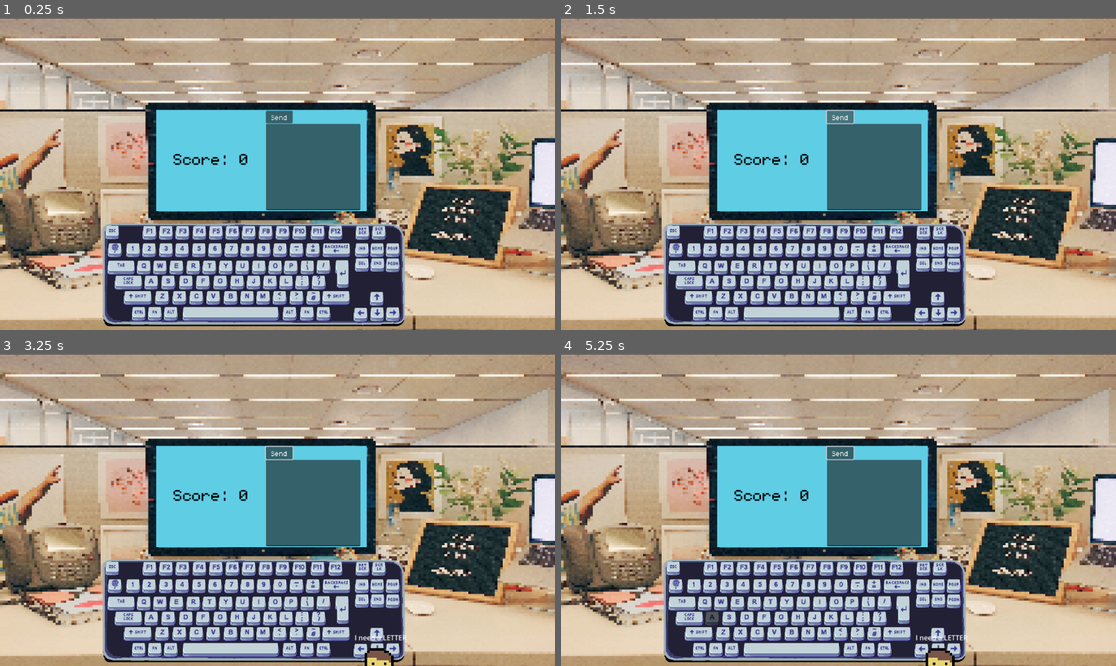
Above: before the commit, frames 1-4 (two rows, left to right).
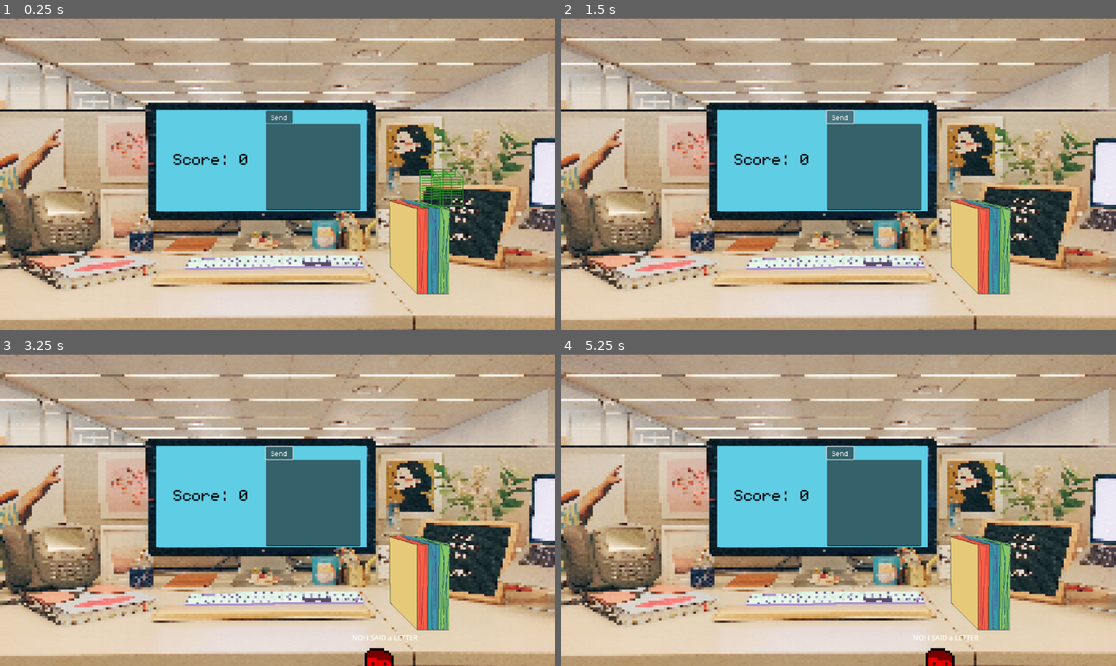
Above: after the commit, the same moments.

Repository: Omar-B-Maldonado/Cubicle-Chaos
Game: Godot game, scene res://Scenes/game.tscn
The game is run twice, just before and just after one commit, with the same random seed, the same clock (stepped at 60 frames per second) and the same inputs.
Inputs (mouse positions are in pixels of both pictures, inside the frame that each line leads up to):
- Up to frame 1 (0.25 s): no input
- Up to frame 2 (1.5 s): click (871, 167) at 0.52 s; type "12" at 0.6 s; click "Send" at 1.25 s
- Up to frame 3 (3.25 s): tap Enter at 2 s; drag from (44, 559) to (260, 497) at 2.02 s; tap Space at 2.75 s; drag from (166, 525) to (44, 559) at 2.77 s
- Up to frame 4 (5.25 s): tap Enter at 3.5, 5 s; move the mouse to (894, 441) at 3.52 s; hold D 3.53-4.25 s; tap E at 3.6 s; click (894, 441) at 3.67 s; tap Space at 4.25 s; drag from (810, 572) to (821, 497) at 4.27 s; move the mouse to (1005, 556) at 5.02 s; hold A from 5.03 s (still down); tap G at 5.1 s; click (1005, 556) at 5.17 s

The runs differ from the first frame. In frame 1, 21% of the frame differs, in the area x 18-84%, y 48-99%; in frame 2, 20%; in frame 3, 20%; in frame 4, 20%.

Commit message:
Added some image polishing to keyboard

Diff:
--- a/project/Scenes/Keyboard.tscn
+++ b/project/Scenes/Keyboard.tscn
@@ -90,13 +90,22 @@
 [ext_resource type="Texture2D" uid="uid://dg1ikqack8iab" path="res://Assets/MV Icons Keyboard/Individual Icons/keyboard_88.png" id="90_sd87c"]
 [ext_resource type="Texture2D" uid="uid://cn5dfulj0fbm8" path="res://Assets/MV Icons Keyboard/Individual Icons/keyboard_89.png" id="91_rmrei"]
 
+[sub_resource type="RectangleShape2D" id="RectangleShape2D_v3xse"]
+size = Vector2(690, 238)
+
 [node name="Keyboard" type="Node2D"]
 position = Vector2(10, 172)
 script = ExtResource("2_3in2y")
 
-[node name="Sprite2D" type="Sprite2D" parent="."]
+[node name="KeyboardBackground" type="Sprite2D" parent="."]
 position = Vector2(488, 174)
 texture = ExtResource("2_46q64")
+
+[node name="Area2D" type="Area2D" parent="."]
+
+[node name="CollisionShape2D" type="CollisionShape2D" parent="Area2D"]
+position = Vector2(490, 177)
+shape = SubResource("RectangleShape2D_v3xse")
 
 [node name="Key1" type="Sprite2D" parent="."]
 position = Vector2(212, 119)
@@ -492,3 +501,5 @@
 [node name="Key98" type="Sprite2D" parent="KeyShift"]
 position = Vector2(239, 229)
 texture = ExtResource("87_1mpq5")
+
+[connection signal="input_event" from="Area2D" to="." method="_on_area_2d_input_event"]
--- a/project/Scenes/coworkers.tscn
+++ b/project/Scenes/coworkers.tscn
@@ -19,11 +19,8 @@
 [node name="Documents" type="Node2D" parent="."]
 
 [node name="PaperFolder" type="Sprite2D" parent="Documents"]
-
 texture_filter = 1
-
 position = Vector2(512, 301)
-
 texture = ExtResource("1_0m24w")
 
 [node name="LetterBin" type="Area2D" parent="Documents" node_paths=PackedStringArray("documentNode")]
@@ -33,7 +30,6 @@
 typeofDocument = 2
 
 [node name="LetterBinShape" type="CollisionShape2D" parent="Documents/LetterBin"]
-visible = false
 position = Vector2(533, 171.328)
 shape = SubResource("RectangleShape2D_p1oxc")
 
@@ -48,7 +44,6 @@
 typeofDocument = 1
 
 [node name="ReportBinShape" type="CollisionShape2D" parent="Documents/ReportBin"]
-visible = false
 position = Vector2(558, 171)
 shape = SubResource("RectangleShape2D_y5fyu")
 
@@ -61,7 +56,6 @@
 documentNode = NodePath("ContractBinShape")
 
 [node name="ContractBinShape" type="CollisionShape2D" parent="Documents/ContractBin"]
-visible = false
 position = Vector2(584.74, 171.164)
 shape = SubResource("RectangleShape2D_qtdds")
 
--- a/project/Scenes/game.tscn
+++ b/project/Scenes/game.tscn
@@ -7,6 +7,7 @@
 [ext_resource type="PackedScene" uid="uid://dxphk0gh4y332" path="res://Scenes/Keyboard.tscn" id="4_ibdtb"]
 [ext_resource type="PackedScene" uid="uid://bipstddw3iioq" path="res://Scenes/computer.tscn" id="5_2qwyh"]
 [ext_resource type="PackedScene" uid="uid://ovo8qhgrljpw" path="res://Scenes/coworkers.tscn" id="7_scpmf"]
+[ext_resource type="PackedScene" uid="uid://bp6herso5l1j" path="res://Scenes/keyboard_static.tscn" id="8_v6ayf"]
 
 [node name="Game" type="Node2D"]
 
@@ -59,12 +60,17 @@
 position = Vector2(0, -7)
 zoom = Vector2(0.9, 0.9)
 
+[node name="KeyboardStatic" parent="." instance=ExtResource("8_v6ayf")]
+unique_name_in_owner = true
+position = Vector2(-6, 196)
+
 [node name="Keyboard" parent="." instance=ExtResource("4_ibdtb")]
+unique_name_in_owner = true
 position = Vector2(-545, 50)
 
 [node name="Coworkers" parent="." instance=ExtResource("7_scpmf")]
 z_index = -1
-position = Vector2(307, 134)
+position = Vector2(-184, -142)
 
 [connection signal="tree_exited" from="GameManager/Score" to="GameManager" method="_on_score_tree_exited"]
 [connection signal="timeout" from="GameManager/PopupTimer" to="GameManager" method="_on_popup_timer_timeout"]
--- /dev/null
+++ b/project/Scenes/keyboard_static.tscn
@@ -0,0 +1,21 @@
+[gd_scene load_steps=4 format=3 uid="uid://bp6herso5l1j"]
+
+[ext_resource type="Texture2D" uid="uid://fs2bcluwla6a" path="res://Images/keyboard_static.png" id="1_c6j8v"]
+[ext_resource type="Script" path="res://Scripts/keyboard_static.gd" id="1_wmvr4"]
+
+[sub_resource type="RectangleShape2D" id="RectangleShape2D_winko"]
+size = Vector2(419, 38)
+
+[node name="KeyboardStatic" type="Node2D"]
+script = ExtResource("1_wmvr4")
+
+[node name="Sprite2D" type="Sprite2D" parent="."]
+texture = ExtResource("1_c6j8v")
+
+[node name="Area2D" type="Area2D" parent="."]
+
+[node name="CollisionShape2D" type="CollisionShape2D" parent="Area2D"]
+position = Vector2(-0.5, 2)
+shape = SubResource("RectangleShape2D_winko")
+
+[connection signal="input_event" from="Area2D" to="." method="_on_area_2d_input_event"]
--- a/project/Scripts/keyboard.gd
+++ b/project/Scripts/keyboard.gd
@@ -1,4 +1,6 @@
 extends Node2D
+@onready var collision_shape_2d = $Area2D/CollisionShape2D
+@onready var keyboard_static = %KeyboardStatic
 
 # Dictionary to map key names to their corresponding game object nodes
 var key_to_object = {}
@@ -26,6 +28,7 @@
 
 	# Ensure the node is set to receive input events
 	set_process_input(true)
+	self.visible = false
 
 func _input(event):
 	if event is InputEventKey and key_to_object.has(event.keycode):
@@ -37,3 +40,10 @@
 
 		if event.is_released():
 			key_object.modulate = originalColor
+
+
+func _on_area_2d_input_event(viewport, event, shape_idx):
+	if event is InputEventMouseButton and event.pressed:
+		self.visible = false
+		collision_shape_2d.disabled = true
+		keyboard_static.collision_shape_2d.disabled = false
--- /dev/null
+++ b/project/Scripts/keyboard_static.gd
@@ -0,0 +1,12 @@
+extends Node2D
+
+@onready var keyboard = %Keyboard
+
+@onready var collision_shape_2d = $Area2D/CollisionShape2D
+
+
+func _on_area_2d_input_event(viewport, event, shape_idx):
+	if event is InputEventMouseButton and event.pressed:
+		collision_shape_2d.disabled = true
+		keyboard.visible = true
+		keyboard.collision_shape_2d.disabled = false
Binary file added: project/Images/keyboard_static.png
Not shown, added: project/Images/keyboard_static.png.import
Not shown: 1 places in project/Scenes/Keyboard.tscn that only renumber resources
Not shown: 1 places in project/Scenes/coworkers.tscn that only renumber resources
Not shown: 1 places in project/Scenes/game.tscn that only renumber resources
